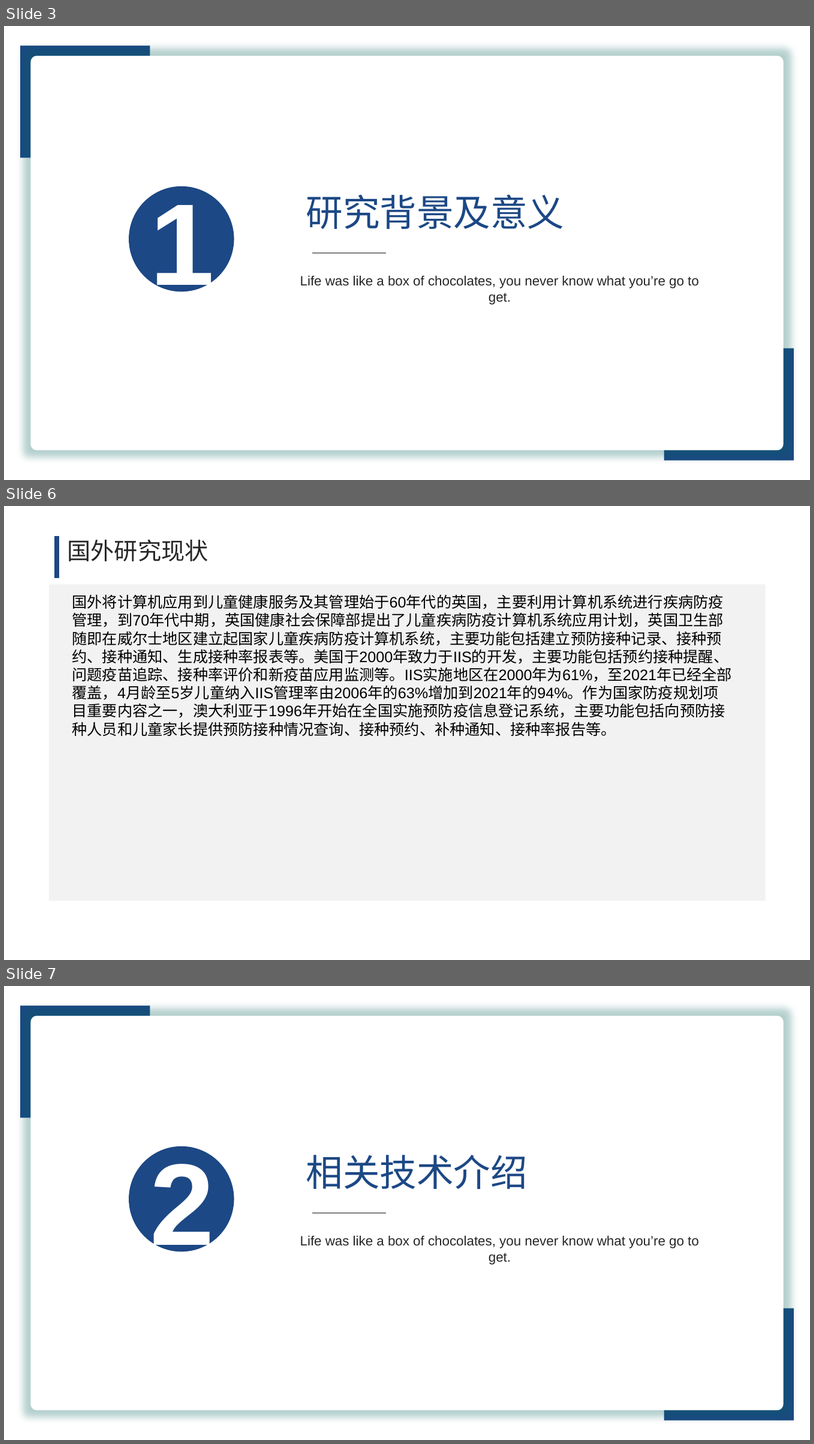
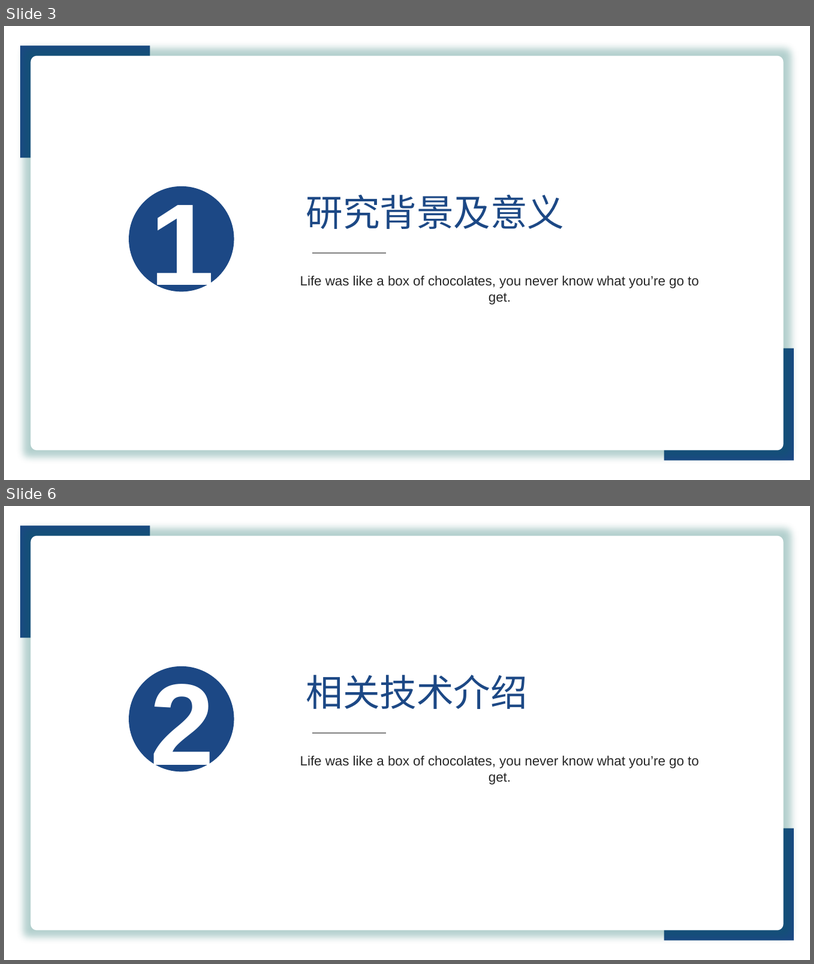
Before and after one commit to liushaoyi1996/lunwen, a slide deck: yiqing.pptx. Shown one above the other, each under a label of ours: slides 3, 6 and 7 before the commit, slides 3 and 6 after it; the slides between them are not shown. The pictures are 814x1444 and 814x964 pixels, drawn with LibreOffice and Linux fonts; fonts in the diff are those of the drawing. Boxes give left, top, right and bottom in pixels: in the first picture for what was removed or moved away, otherwise in the second. Text is boxed around its words. In the diff, an @@ line names an element or a change of style, - is before the commit and + after.

```diff
--- a/yiqing.pptx
+++ b/yiqing.pptx
@@ slide 6 removed at (4,506,810,960), background #FFFFFF @@
@@ line removed from (57, 536) to (57, 578) @@
@@ text removed at (68,540,209,561) @@
-国外研究现状
@@ rectangle removed at (50,584,766,900) @@
@@ text removed at (72,594,732,736) @@
-国外将计算机应用到儿童健康服务及其管理始于60年代的英国，主要利用计算机系统进行疾病防疫管理，到70年代中期，英国健康社会保障部提出了儿童疾病防疫计算机系统应用计划，英国卫生部随即在威尔士地区建立起国家儿童疾病防疫计算机系统，主要功能包括建立预防接种记录、接种预约、接种通知、生成接种率报表等。美国于2000年致力于IIS的开发，主要功能包括预约接种提醒、问题疫苗追踪、接种率评价和新疫苗应用监测等。IIS实施地区在2000年为61%，至2021年已经全部覆盖，4月龄至5岁儿童纳入IIS管理率由2006年的63%增加到2021年的94%。作为国家防疫规划项目重要内容之一，澳大利亚于1996年开始在全国实施预防疫信息登记系统，主要功能包括向预防接种人员和儿童家长提供预防接种情况查询、接种预约、补种通知、接种率报告等。
@@ what was slide 7 is now slide 6 @@
```
Also in this commit, not shown: 8 slides changed, 2 slides added.
